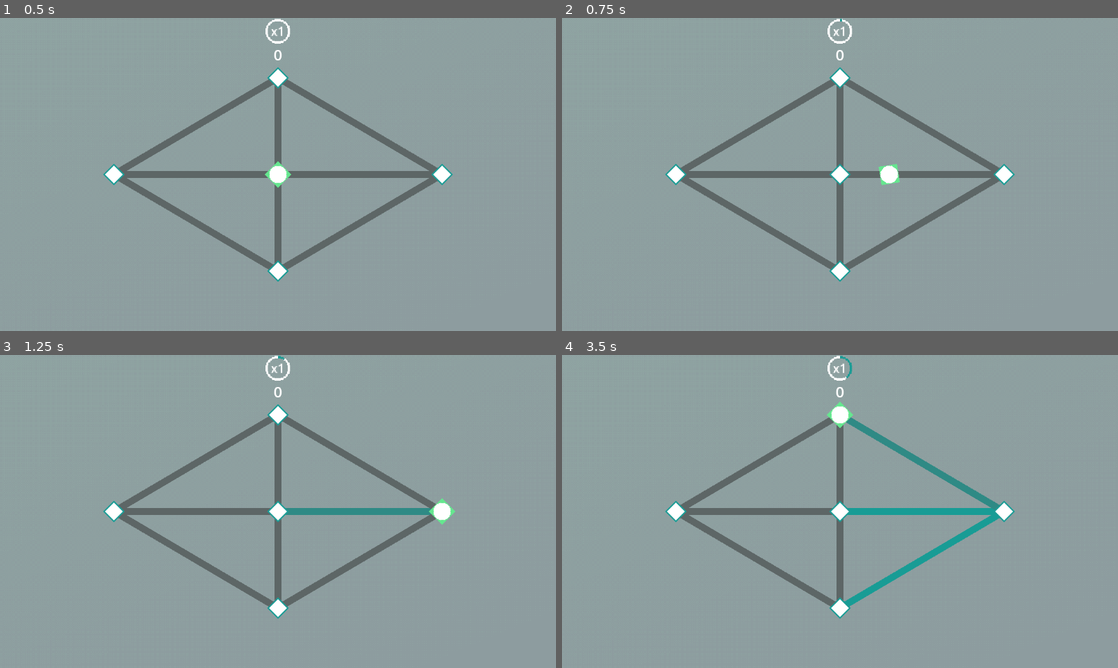
Above: before the commit, frames 1-4 (two rows, left to right).
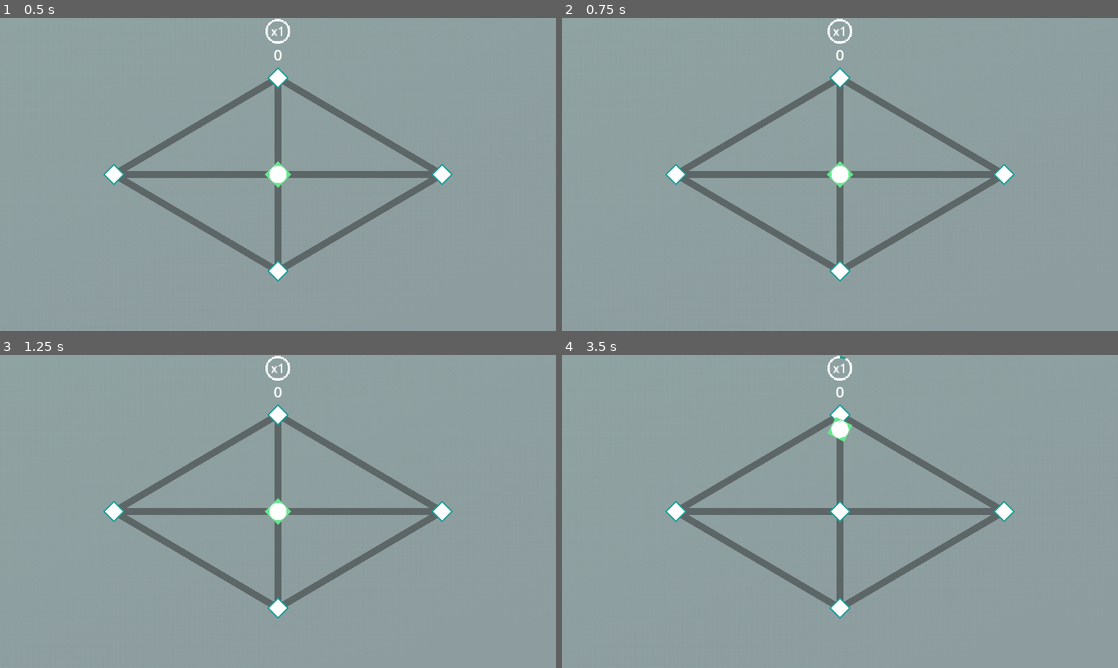
Above: after the commit, the same moments.

Repository: HyperGamesDev/diamo-clone
Game: Godot game, scene res://World/world.tscn
Two runs of this game, one before a commit and one after it. Both use one fixed random seed, a clock stepped at 60 frames per second and the inputs below.
Inputs:
- Up to frame 1 (0.5 s): no input
- Up to frame 2 (0.75 s): tap Enter at 0.5 s; hold D (right) from 0.53 s (still down); hold R from 0.53 s (still down)
- Up to frame 3 (1.25 s): keep holding D (right); keep holding R
- Up to frame 4 (3.5 s): release D (right) at 1.28 s; release R at 1.28 s; hold S (down) 1.28-2.03 s; tap R at 1.35, 2.85 s; hold D (right) 2.03-2.78 s; hold R 2.03-2.78 s; hold W (up) from 2.78 s (still down)

Frame 1 is identical in both runs. In frame 2, 0.3% of the frame differs, in the area x 47-61%, y 0-55%; in frame 3, 0.8%; in frame 4, 2.3%, in the area x 47-79%, y 1-81%.
Error after the commit: Invalid call. Nonexistent function 'game_over' in base 'Nil'. (res://Global/Game.gd:87)

Commit message:
v0.5

Diff:
--- a/Enemies/enemy1.gd
+++ b/Enemies/enemy1.gd
@@ -4,6 +4,9 @@
 
 var point1=Vector2(0,0)
 var point2=Vector2(0,0)
+
+var nearmissed=false
+var nearmissed_complete=false
 
 func _ready():
 	rotation=deg_to_rad(randi_range(0,360))
@@ -20,11 +23,22 @@
 	rotate(deg_to_rad(speed/10*360*delta*0.6))
 
 
+	if(Game.Player_node):
+		if(Game.Player_node.moving):##Check for nearmiss
+			if(position.distance_to(Game.Player_node.position)<40 and Game.Player_node.movedFromLastDist>40):
+				nearmissed=true
+			if(position.distance_to(Game.Player_node.position)>50 and nearmissed and not nearmissed_complete):
+				nearmissed_complete=true
+				Game.add_score(Game.scoreNearMiss)
+				Game.score_popup_new(Game.scoreNearMiss,self.get_global_transform_with_canvas().origin,0.9)
+		else:
+			nearmissed=false
+
+
 func _on_area_entered(area):
 	if(area.name=="Player"):
-		area.queue_free()
-		Game.gameover=true
+		area.die()
 		self.queue_free()
 	elif(area.name=="CollectablePoint"):
 		area.hide_point()
-		self.queue_free()
+		#self.queue_free()
--- a/Global/Game.gd
+++ b/Global/Game.gd
@@ -2,14 +2,16 @@
 
 @onready var World_node = get_node("/root/World")
 @onready var UI_node = get_node("/root/World/UI")
+@onready var Player_node = get_node("/root/World/Player")
 
 var score:int=0
 var highscore:int=0
-var gameover:bool=false
+var isgameover:bool=false
 
 var scoreMultiplier:int=1
 const scoreForDiamond:int=5
 const scoreCollectable:int=1
+const scoreNearMiss:int=1
 const scoreMultiplierMax:int=5
 
 var scoreMultiplierTimer:float=0
@@ -18,6 +20,9 @@
 var scoreMultiplierDecayDelay:float=0
 const scoreMultiplierDecayDelaySet:float=0.33
 
+func _ready():
+	Utils.load_game()
+
 func _process(delta):
 	if(scoreMultiplierTimer>=scoreMultiplierMaxTimer and scoreMultiplier<scoreMultiplierMax):
 		scoreMultiplierTimer=0
@@ -25,14 +30,23 @@
 	if(scoreMultiplier==scoreMultiplierMax):
 		scoreMultiplierTimer=scoreMultiplierMaxTimer
 
-#	if(Input.is_key_pressed(KEY_R)):
-#		get_tree().reload_current_scene()
+	if(Input.is_key_pressed(KEY_R)):
+		restart()
+	if(Input.is_key_pressed(KEY_ESCAPE)):
+		get_tree().quit()
 	if(Input.is_key_pressed(KEY_F11)):
 		var current_mode = DisplayServer.window_get_mode()
 		if current_mode == DisplayServer.WINDOW_MODE_FULLSCREEN:
 			DisplayServer.window_set_mode(DisplayServer.WINDOW_MODE_WINDOWED)
 		else:
 			DisplayServer.window_set_mode(DisplayServer.WINDOW_MODE_FULLSCREEN)
+
+	if(World_node==null and get_node("/root/World")!=null):
+		World_node=get_node("/root/World")
+	if(UI_node==null and get_node("/root/World/UI")!=null):
+		UI_node=get_node("/root/World/UI")
+	if(Player_node==null and get_node("/root/World/Player")!=null):
+		Player_node=get_node("/root/World/Player")
 
 
 
@@ -65,5 +79,27 @@
 func score_popup(amnt):
 	UI_node.score_popup(amnt*scoreMultiplier)
 
-func score_popup_new(amnt,pos,size):
+func score_popup_new(amnt,pos,size=1):
 	UI_node.score_popup_new(amnt*scoreMultiplier,pos,size)
+
+func game_over():
+	isgameover=true
+	UI_node.game_over()
+
+func restart():
+	score=0
+	scoreMultiplier=1
+	scoreMultiplierTimer=0
+	scoreMultiplierDecayDelay=0
+	isgameover=false
+	World_node=null
+	UI_node=null
+	get_tree().reload_current_scene()
+
+func reload():
+	if(World_node==null and get_node("/root/World")!=null):
+		World_node=get_node("/root/World")
+	if(UI_node==null and get_node("/root/World/UI")!=null):
+		UI_node=get_node("/root/World/UI")
+	if(Player_node==null and get_node("/root/World/Player")!=null):
+		Player_node=get_node("/root/World/Player")
--- /dev/null
+++ b/Global/Utils.gd
@@ -0,0 +1,20 @@
+extends Node
+
+
+const SAVE_PATH="res://savegame.json"
+
+func save_game():
+	var file = FileAccess.open(SAVE_PATH, FileAccess.WRITE)
+	var data={
+		"highscore": Game.highscore,
+	}
+	var jstr=JSON.stringify(data)
+	file.store_line(jstr)
+
+func load_game():
+	var file = FileAccess.open(SAVE_PATH, FileAccess.READ)
+	if FileAccess.file_exists(SAVE_PATH):
+		if not file.eof_reached():
+			var current_line=JSON.parse_string(file.get_line())
+			if(current_line):
+				Game.highscore=current_line["highscore"]
--- a/Player/player.gd
+++ b/Player/player.gd
@@ -1,13 +1,16 @@
 extends Area2D
 
 const SPEED = 1.5
-const SPEED_HOLD = 3
+const SPEED_CHECKED_LINE_MULT = 1.1
+const SPEED_HOLD_MULT = 2
 
 var speedcur=SPEED
 var currentpos_id=0
 var lastpos_id=0
 var new_pos=position
 var moving=false
+var current_action=""
+var movedFromLastDist=0
 
 @onready var tweenPos: Tween=get_tree().create_tween()
 
@@ -24,19 +27,19 @@
 			move_left()
 
 	if moving:
-		if(any_button_pressed()):
-			speedcur=SPEED_HOLD
-		else:
-			speedcur=SPEED
+		speedcur=calculate_speed()
+		movedFromLastDist=Game.World_node.pointpositions[lastpos_id].distance_to(position)
 
 		rotate(deg_to_rad(speedcur*360*delta*1))
 		tweenPos.set_speed_scale(speedcur)
 		Game.progress_multiplier(delta,speedcur)
 	else:
 		rotation=deg_to_rad(45)
+		movedFromLastDist=0
 		Game.decay_multiplier(delta)
 
 func move_up():
+	current_action="up"
 	match (currentpos_id):
 		0:
 			change_posid(1)
@@ -48,6 +51,7 @@
 			change_posid(1)
 
 func move_right():
+	current_action="right"
 	match (currentpos_id):
 		0:
 			change_posid(2)
@@ -59,6 +63,7 @@
 			change_posid(0)
 
 func move_down():
+	current_action="down"
 	match (currentpos_id):
 		0:
 			change_posid(3)
@@ -70,6 +75,7 @@
 			change_posid(3)
 
 func move_left():
+	current_action="left"
 	match (currentpos_id):
 		0:
 			change_posid(4)
@@ -80,7 +86,7 @@
 		3:
 			change_posid(4)
 
-func any_button_pressed():
+func any_button_pressed()->bool:
 	return (Input.is_action_pressed("up") or Input.is_action_pressed("right") or Input.is_action_pressed("down") or Input.is_action_pressed("left"))
 
 func change_posid(id):
@@ -93,10 +99,37 @@
 	tweenPos.tween_property(self,"position",new_pos,2)
 	tweenPos.tween_callback(fill_line)
 
+func calculate_speed()->float:
+	var speedMult=1
+	if(Input.is_action_pressed(current_action)):
+		speedMult*=SPEED_HOLD_MULT
+	if(is_on_checked_line()):
+		speedMult*=SPEED_CHECKED_LINE_MULT
+
+	#print(SPEED*speedMult)
+	return SPEED*speedMult
+
 func fill_line():
+	var lineid=get_current_lineid()
+	Game.World_node.check_line(lineid)
+	moving=false
+
+func is_on_checked_line()->bool:
+	var lineid=get_current_lineid()
+	return (lineid in Game.World_node.checkedlines)
+
+func get_current_lineid()->String:
 	var lineid=str(lastpos_id)+str(currentpos_id)
 	if(!Game.World_node.lineconnections.has(lineid)):
-		lineid=str(currentpos_id)+str(lastpos_id)## Reverse the string
-	Game.World_node.check_line(lineid)
-	rotation=45
-	moving=false
+		lineid=str(currentpos_id)+str(lastpos_id) ##Reverse the string
+	return lineid
+
+func die():
+	queue_free()
+
+func _on_tree_exiting():##Death
+	Game.game_over()
+	Game.Player_node=null
+	if(Game.score>Game.highscore):
+		Game.highscore=Game.score
+	Utils.save_game()
--- a/Player/player.tscn
+++ b/Player/player.tscn
@@ -18,3 +18,5 @@
 
 [node name="Sprite2D" type="Sprite2D" parent="."]
 texture = ExtResource("1_dtihv")
+
+[connection signal="tree_exiting" from="." to="." method="_on_tree_exiting"]
--- a/UI/UI.gd
+++ b/UI/UI.gd
@@ -7,6 +7,8 @@
 func _ready():
 	get_node("MultiplierProgressBar").max_value=Game.scoreMultiplierMaxTimer*10
 	scorePopup.scale=Vector2.ZERO
+	$GameOverUI.visible=false
+	$GameOverUI/HighscoreTxt.text="Highscore: "+str(Game.highscore)
 
 
 func _process(delta):
@@ -36,3 +38,11 @@
 	tweenScale.tween_property(scorePopupNew,"scale",Vector2(size,size),0.25)
 	tweenScale.tween_property(scorePopupNew,"scale",Vector2(0,0),0.15)
 	tweenScale.tween_callback(scorePopupNew.queue_free)
+
+
+func game_over():
+	$GameOverUI.visible=true
+	$GameOverUI/ScoreTxt.text="Score: "+str(Game.score)
+
+func _on_restart_buton_pressed():
+	Game.restart()
--- a/World/Collectables.gd
+++ b/World/Collectables.gd
@@ -5,7 +5,7 @@
 var collectablePointInstance=null
 @onready var rng=RandomNumberGenerator.new()
 
-const collectablesTimerMinMax=Vector2(9,15)
+const collectablesTimerMinMax=Vector2(3,5)
 
 func _ready():
 	collectablePointInstance=collectablePoint.instantiate()
--- a/World/Enemies.gd
+++ b/World/Enemies.gd
@@ -21,19 +21,17 @@
 
 #var camera_view_rect
 var boundary_rect
-const enemiesTimerMinMax=Vector2(7,9)
+#const enemiesTimerMinMax=Vector2(7,9)
+const enemiesTimerMinMax=Vector2(2,4)
 const DISTANCE_FROM_BOUNDARIES=20
 
 func _ready():
 	reset_timer()
-	var boundary_rect_area=Game.World_node.get_node("BoundaryRectArea")
+	var boundary_rect_area = Game.World_node.get_node("BoundaryRectArea")
 	var boundary_position = boundary_rect_area.global_position
 	var boundary_size = boundary_rect_area.get_node("CollisionShape2D").shape.extents * 2.0
 
 	boundary_rect = Rect2(boundary_position - boundary_size / 2, boundary_size)
-	print(boundary_rect)
-	#camera_view_rect=Game.World_node.get_node("Camera2D").rect
-	#camera_view_rect = Rect2(Game.World_node.get_node("Camera2D").rect_position, Game.World_node.get_node("Camera2D").rect_size)
 
 func _process(delta):
 	for enemy in enemiesInstances:
@@ -44,12 +42,10 @@
 	var enemyChoices=enemyPrefabs.duplicate()
 	enemyChoices.shuffle()
 	var enemyPrefab=enemyChoices[0]["prefab"]
-#	var enemyChoice=enemyPrefabs.keys().duplicate().randomize()[0]
-#	var enemyPrefab=enemyChoice["prefab"]
 
 	var enemyInstance=enemyPrefab.instantiate()
 	add_child(enemyInstance)
-	var point1=generate_random_enemy_position()#Vector2(rng.randi_range(-100,100),rng.randi_range(-100,100))
+	var point1=generate_random_enemy_position()
 	var point2=Game.World_node.pointpositions[0]
 	enemyInstance.position=point1
 	enemyInstance.point1=point1
--- a/World/world.gd
+++ b/World/world.gd
@@ -178,3 +178,7 @@
 	for item in other_fills_list:
 		if lineid in item.pairing and item.checked:
 			return true
+
+
+func _on_tree_entered():
+	Game.reload()
--- a/World/world.tscn
+++ b/World/world.tscn
@@ -205,5 +205,82 @@
 horizontal_alignment = 1
 vertical_alignment = 1
 
+[node name="GameOverUI" type="CanvasLayer" parent="UI"]
+visible = false
+
+[node name="Panel" type="Panel" parent="UI/GameOverUI"]
+offset_right = 1152.0
+offset_bottom = 647.0
+
+[node name="GameOverTxt" type="Label" parent="UI/GameOverUI"]
+anchors_preset = 8
+anchor_left = 0.5
+anchor_top = 0.5
+anchor_right = 0.5
+anchor_bottom = 0.5
+offset_left = -68.0
+offset_top = -128.0
+offset_right = 68.0
+offset_bottom = -81.0
+grow_horizontal = 2
+grow_vertical = 2
+theme_override_fonts/font = SubResource("SystemFont_xnk6g")
+theme_override_font_sizes/font_size = 50
+text = "Game Over"
+horizontal_alignment = 1
+
+[node name="ScoreTxt" type="Label" parent="UI/GameOverUI"]
+anchors_preset = 8
+anchor_left = 0.5
+anchor_top = 0.5
+anchor_right = 0.5
+anchor_bottom = 0.5
+offset_left = -58.5
+offset_top = -23.5
+offset_right = 58.5
+offset_bottom = 23.5
+grow_horizontal = 2
+grow_vertical = 2
+theme_override_fonts/font = SubResource("SystemFont_xnk6g")
+theme_override_font_sizes/font_size = 31
+text = "Score: 0"
+horizontal_alignment = 1
+
+[node name="HighscoreTxt" type="Label" parent="UI/GameOverUI"]
+anchors_preset = 8
+anchor_left = 0.5
+anchor_top = 0.5
+anchor_right = 0.5
+anchor_bottom = 0.5
+offset_left = -58.5
+offset_top = 17.0
+offset_right = 58.5
+offset_bottom = 64.0
+grow_horizontal = 2
+grow_vertical = 2
+theme_override_fonts/font = SubResource("SystemFont_xnk6g")
+theme_override_font_sizes/font_size = 31
+text = "Highscore: 0"
+horizontal_alignment = 1
+
+[node name="RestartButon" type="Button" parent="UI/GameOverUI"]
+anchors_preset = 7
+anchor_left = 0.5
+anchor_top = 1.0
+anchor_right = 0.5
+anchor_bottom = 1.0
+offset_left = -43.0
+offset_top = -245.0
+offset_right = 32.0
+offset_bottom = -214.0
+grow_horizontal = 2
+grow_vertical = 0
+scale = Vector2(2.505, 2.505)
+pivot_offset = Vector2(36.215, 15.015)
+text = "RESTART"
+flat = true
+
+[connection signal="tree_entered" from="." to="." method="_on_tree_entered"]
 [connection signal="timeout" from="Collectables/CollectablesTimer" to="Collectables" method="_on_collectables_timer_timeout"]
 [connection signal="timeout" from="Enemies/EnemiesTimer" to="Enemies" method="_on_enemies_timer_timeout"]
+[connection signal="pressed" from="UI/GameOverUI/RestartButon" to="UI" method="_on_restart_buton_pressed"]
--- a/project.godot
+++ b/project.godot
@@ -18,6 +18,7 @@
 [autoload]
 
 Game="*res://Global/Game.gd"
+Utils="*res://Global/Utils.gd"
 
 [display]
 
--- /dev/null
+++ b/savegame.json
@@ -0,0 +1 @@
+{"highscore":215}
